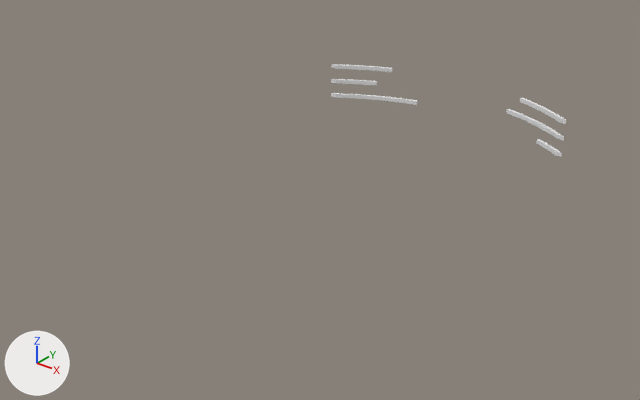
The OBJ model cosmodrone/assets/station-parts/generated/platform_ring_supports.obj as it was, and as the next commit left it.
Before and after are seen from a camera (50 mm lens) standing at (1.857, -2.325, 1.302) and looking at (0.037, -0.05, -0.109). Every picture has the same lights, and +X, +Y and +Z are marked at lower left. Where no turn or scale is listed for an object, it has been applied to the vertices.

In view in the first picture: 'Platform_Ring_Supports_Cylinder.106'.
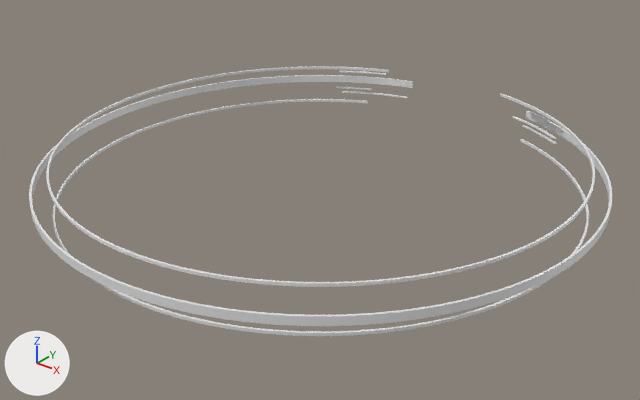
Where the change shows, as pixel boxes [x1, y1, x2, y2] in the pictures (640 x 400 px; the box of a moved part takes in the faces that stretch with it):
'Platform_Ring_Supports_Cylinder.106', reshaped (147% wider, 188% taller): before [331, 64, 566, 157]; after [29, 66, 612, 336]
part 1 of me_platform_ring_supports_cylinder_106, moved or reshaped (not visible afterwards): before [520, 98, 566, 124]
part 2 of me_platform_ring_supports_cylinder_106, moved or reshaped: before [331, 64, 393, 72]; after [339, 71, 386, 75]
part 3 of me_platform_ring_supports_cylinder_106, moved or reshaped: before [506, 109, 564, 140]; after [512, 116, 557, 139]
part 4 of me_platform_ring_supports_cylinder_106, moved or reshaped: before [331, 79, 377, 85]; after [336, 87, 372, 90]
part 5 of me_platform_ring_supports_cylinder_106, moved or reshaped: before [331, 93, 418, 105]; after [341, 91, 408, 98]
part 6 of me_platform_ring_supports_cylinder_106, added: after [337, 75, 372, 79]
part 7 of me_platform_ring_supports_cylinder_106, added: after [522, 125, 557, 144]
part 8 of me_platform_ring_supports_cylinder_106, added: after [46, 66, 595, 287]
part 9 of me_platform_ring_supports_cylinder_106, added: after [29, 75, 612, 326]
part 10 of me_platform_ring_supports_cylinder_106, added: after [52, 99, 589, 336]
part 11 of me_platform_ring_supports_cylinder_106, added: after [530, 112, 551, 122]
part 12 of me_platform_ring_supports_cylinder_106, deleted: before [536, 139, 562, 157]

Patch to the scene script:
```diff
--- a/cosmodrone/assets/station-parts/generated/platform_ring_supports.obj.py
+++ b/cosmodrone/assets/station-parts/generated/platform_ring_supports.obj.py
@@ me_platform_ring_supports_cylinder_106 @@
 # used by ob_platform_ring_supports_cylinder_106; location = (0.0, 0.0, 0.0)
-me_platform_ring_supports_cylinder_106.from_pydata(...)  # 184 vertices, 344 faces; spans x -0.578..0.578, y 0.803..0.969, z -0.078..0.078
+me_platform_ring_supports_cylinder_106.from_pydata(...)  # 1624 vertices, 3204 faces; spans x -1.019..1.019, y -1.019..0.989, z -0.089..0.078
+# me_platform_ring_supports_cylinder_106 part 1: the loose piece of 32 vertices spanning x 0.321..0.578, y 0.803..0.935, z 0.062..0.078 is scaled about its middle by (0.774, 0.774, 0.274), then moved by (-0.002, 0.001, -0.015)
+# me_platform_ring_supports_cylinder_106 part 2: the loose piece of 32 vertices spanning x -0.578..-0.321, y 0.803..0.935, z 0.062..0.078 is scaled about its middle by (0.774, 0.774, 0.274), then moved by (0.002, 0.001, -0.022)
+# me_platform_ring_supports_cylinder_106 part 3: the loose piece of 36 vertices spanning x 0.254..0.578, y 0.803..0.955, z -0.008..0.008 is scaled about its middle by (0.774, 0.774, 0.274), then moved by (0.0, 0.001, -0.015)
+# me_platform_ring_supports_cylinder_106 part 4: the loose piece of 24 vertices spanning x -0.578..-0.386, y 0.803..0.909, z -0.008..0.008 is scaled about its middle by (0.774, 0.774, 0.274), then moved by (0.0, -0.001, -0.03)
+# me_platform_ring_supports_cylinder_106 part 5: the loose piece of 40 vertices spanning x -0.578..-0.201, y 0.803..0.969, z -0.078..-0.062 is scaled about its middle by (0.774, 0.774, 0.274), then moved by (-0.001, 0.001, 0.02)
+# me_platform_ring_supports_cylinder_106 part 6: the loose piece of 24 vertices spanning x -0.578..-0.386, y 0.803..0.909, z -0.008..0.008 is copied, and the copy is scaled about its middle by (0.774, 0.774, 0.274), then moved by (0.0, -0.001, 0.026); it spans x -0.556..-0.408, y 0.815..0.896, z 0.023..0.028
+# me_platform_ring_supports_cylinder_106 part 7: the loose piece of 32 vertices spanning x 0.321..0.578, y 0.803..0.935, z 0.062..0.078 is copied, and the copy is scaled about its middle by (0.774, 0.774, 0.274), then moved by (-0.002, 0.001, -0.105); it spans x 0.348..0.547, y 0.819..0.92, z -0.038..-0.033
+# me_platform_ring_supports_cylinder_106 part 8: a new loose piece of 468 vertices spanning x -0.956..0.956, y -0.956..0.927, z 0.068..0.078
+# me_platform_ring_supports_cylinder_106 part 9: a new loose piece of 468 vertices spanning x -1.019..1.019, y -1.019..0.989, z -0.014..0.016
+# me_platform_ring_supports_cylinder_106 part 10: a new loose piece of 448 vertices spanning x -0.956..0.956, y -0.956..0.883, z -0.089..-0.079
+# me_platform_ring_supports_cylinder_106 part 11: a new loose piece of 20 vertices spanning x 0.383..0.498, y 0.852..0.906, z 0.034..0.039
+# me_platform_ring_supports_cylinder_106 part 12: the loose piece of 20 vertices spanning x 0.436..0.578, y 0.803..0.885, z -0.078..-0.062 is deleted
```
